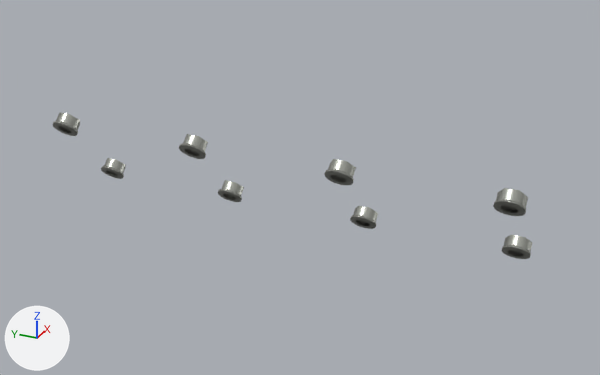
Two versions of the glTF model public/parts/valve-cover-nuts-upper-right.glb, one commit apart.
The view is the same before and after, from a camera (50 mm lens) standing at (-101.0, -216.0, 263.0) and looking at (307.0, -33.0, 59.0). Lighting does not change. The marker at lower left points along +X, +Y and +Z. The older version comes first.
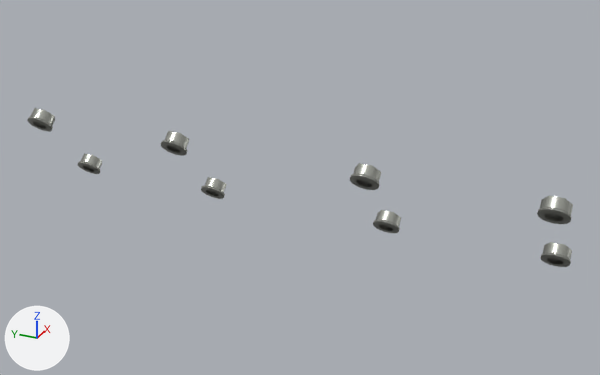
Where the change shows, as pixel boxes (x1, y1, x2, y2) in the pictures (600 x 375 px):
'Mesh_0.007', moved
    before: (493, 188, 528, 216)
    after: (537, 196, 573, 224)
'Mesh_0.005', moved
    before: (324, 159, 356, 185)
    after: (350, 163, 382, 190)
'Mesh_0.006', moved
    before: (502, 235, 532, 259)
    after: (541, 242, 572, 267)
'Mesh_0.004', moved
    before: (350, 206, 378, 229)
    after: (373, 210, 401, 233)
'Mesh_0.003', moved
    before: (179, 134, 208, 159)
    after: (161, 131, 189, 156)
'Mesh_0.001', moved
    before: (52, 112, 80, 136)
    after: (27, 108, 55, 132)
'Mesh_0.002', moved
    before: (218, 180, 244, 202)
    after: (201, 177, 227, 199)
'Mesh_0', moved
    before: (101, 158, 126, 179)
    after: (78, 153, 102, 174)

The change, as a diff of the scene's bpy script:
```diff
--- a/public/parts/valve-cover-nuts-upper-right.glb.py
+++ b/public/parts/valve-cover-nuts-upper-right.glb.py
@@ ob_mesh_0 @@
 ob_mesh_0.parent = ob_valve_cover_nuts_upper_right_inst0
-ob_mesh_0.location = (324.5, 114.5, 38.77)
+ob_mesh_0.location = (324.5, 134.0, 38.77)
 ob_mesh_0.rotation_euler = (0.0, 0.835, 0.0)  # degrees (0, 48, 0)
@@ ob_mesh_0_001 @@
 ob_mesh_0_001.parent = ob_valve_cover_nuts_upper_right_inst0
-ob_mesh_0_001.location = (282.9, 114.5, 84.74)
+ob_mesh_0_001.location = (282.9, 134.0, 84.74)
 ob_mesh_0_001.rotation_euler = (0.0, 0.835, 0.0)  # degrees (0, 48, 0)
@@ ob_mesh_0_002 @@
 ob_mesh_0_002.parent = ob_valve_cover_nuts_upper_right_inst0
-ob_mesh_0_002.location = (324.5, 23.5, 38.77)
+ob_mesh_0_002.location = (324.5, 36.0, 38.77)
 ob_mesh_0_002.rotation_euler = (0.0, 0.835, 0.0)  # degrees (0, 48, 0)
@@ ob_mesh_0_003 @@
 ob_mesh_0_003.parent = ob_valve_cover_nuts_upper_right_inst0
-ob_mesh_0_003.location = (282.9, 23.5, 84.74)
+ob_mesh_0_003.location = (282.9, 36.0, 84.74)
 ob_mesh_0_003.rotation_euler = (0.0, 0.835, 0.0)  # degrees (0, 48, 0)
@@ ob_mesh_0_004 @@
 ob_mesh_0_004.parent = ob_valve_cover_nuts_upper_right_inst0
-ob_mesh_0_004.location = (324.5, -67.5, 38.77)
+ob_mesh_0_004.location = (324.5, -82.0, 38.77)
 ob_mesh_0_004.rotation_euler = (0.0, 0.835, 0.0)  # degrees (0, 48, 0)
@@ ob_mesh_0_005 @@
 ob_mesh_0_005.parent = ob_valve_cover_nuts_upper_right_inst0
-ob_mesh_0_005.location = (282.9, -67.5, 84.74)
+ob_mesh_0_005.location = (282.9, -82.0, 84.74)
 ob_mesh_0_005.rotation_euler = (0.0, 0.835, 0.0)  # degrees (0, 48, 0)
@@ ob_mesh_0_006 @@
 ob_mesh_0_006.parent = ob_valve_cover_nuts_upper_right_inst0
-ob_mesh_0_006.location = (324.5, -158.5, 38.77)
+ob_mesh_0_006.location = (324.5, -180.0, 38.77)
 ob_mesh_0_006.rotation_euler = (0.0, 0.835, 0.0)  # degrees (0, 48, 0)
@@ ob_mesh_0_007 @@
 ob_mesh_0_007.parent = ob_valve_cover_nuts_upper_right_inst0
-ob_mesh_0_007.location = (282.9, -158.5, 84.74)
+ob_mesh_0_007.location = (282.9, -180.0, 84.74)
 ob_mesh_0_007.rotation_euler = (0.0, 0.835, 0.0)  # degrees (0, 48, 0)
```
